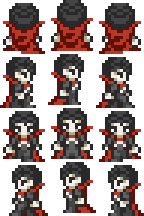
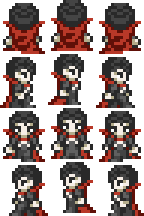
Revision of a layered 144 × 216 image; what changed, layer by layer:
hid "original" over [6, 39, 138, 180]
added layer "outfit" above "base" over [6, 39, 138, 180]
